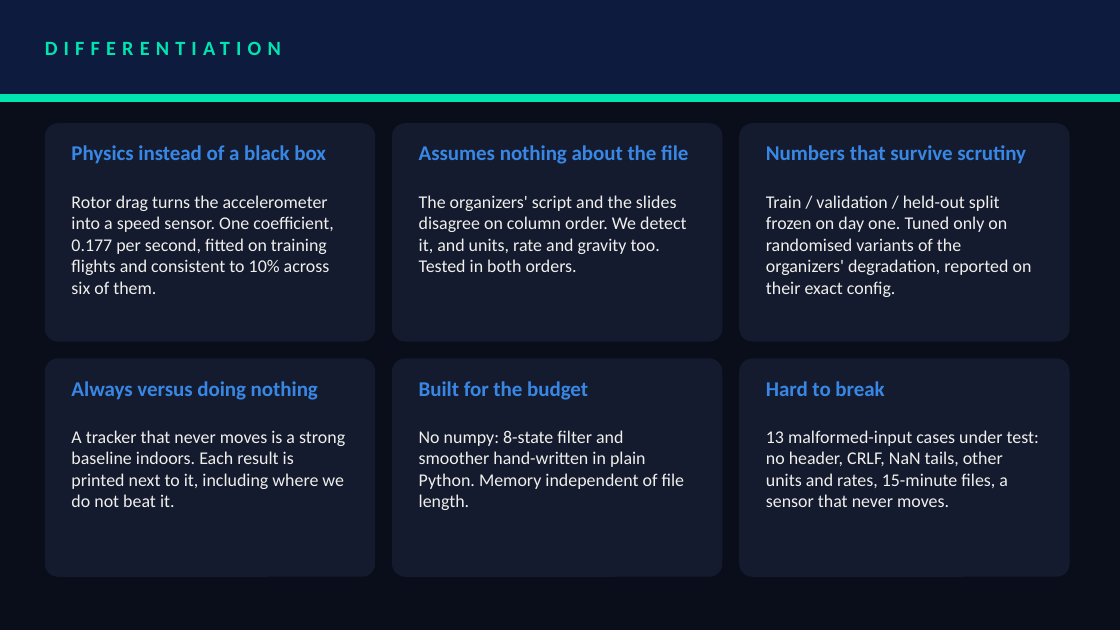
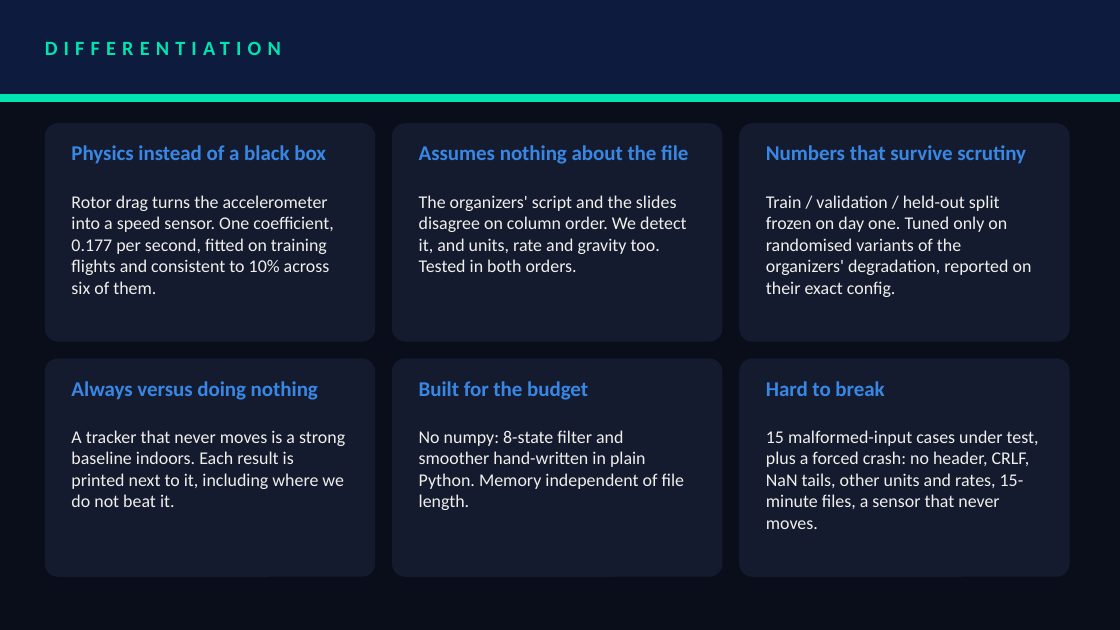
Before and after one commit to akshat333-debug/Ghost-Track, a slide deck: slide 6 of presentation/VITVellore_ZeroDrift.pptx. Drawn at 1120x630 pixels with LibreOffice and Linux fonts; fonts in the diff are those of the drawing. Boxes give left, top, right and bottom in pixels: in the first picture for what was removed or moved away, otherwise in the second. Text is boxed around its words. In the diff, an @@ line names an element or a change of style, - is before the commit and + after.

```diff
--- a/presentation/VITVellore_ZeroDrift.pptx
+++ b/presentation/VITVellore_ZeroDrift.pptx
@@ text at [766,430,1039,529]: text changed @@
-13 malformed-input cases under test: no header, CRLF, NaN tails, other units and rates, 15-minute files, a sensor that never moves.
+15 malformed-input cases under test, plus a forced crash: no header, CRLF, NaN tails, other units and rates, 15-minute files, a sensor that never moves.
```
Also in this commit, not shown: 1 other slide changed, 11 other files.
